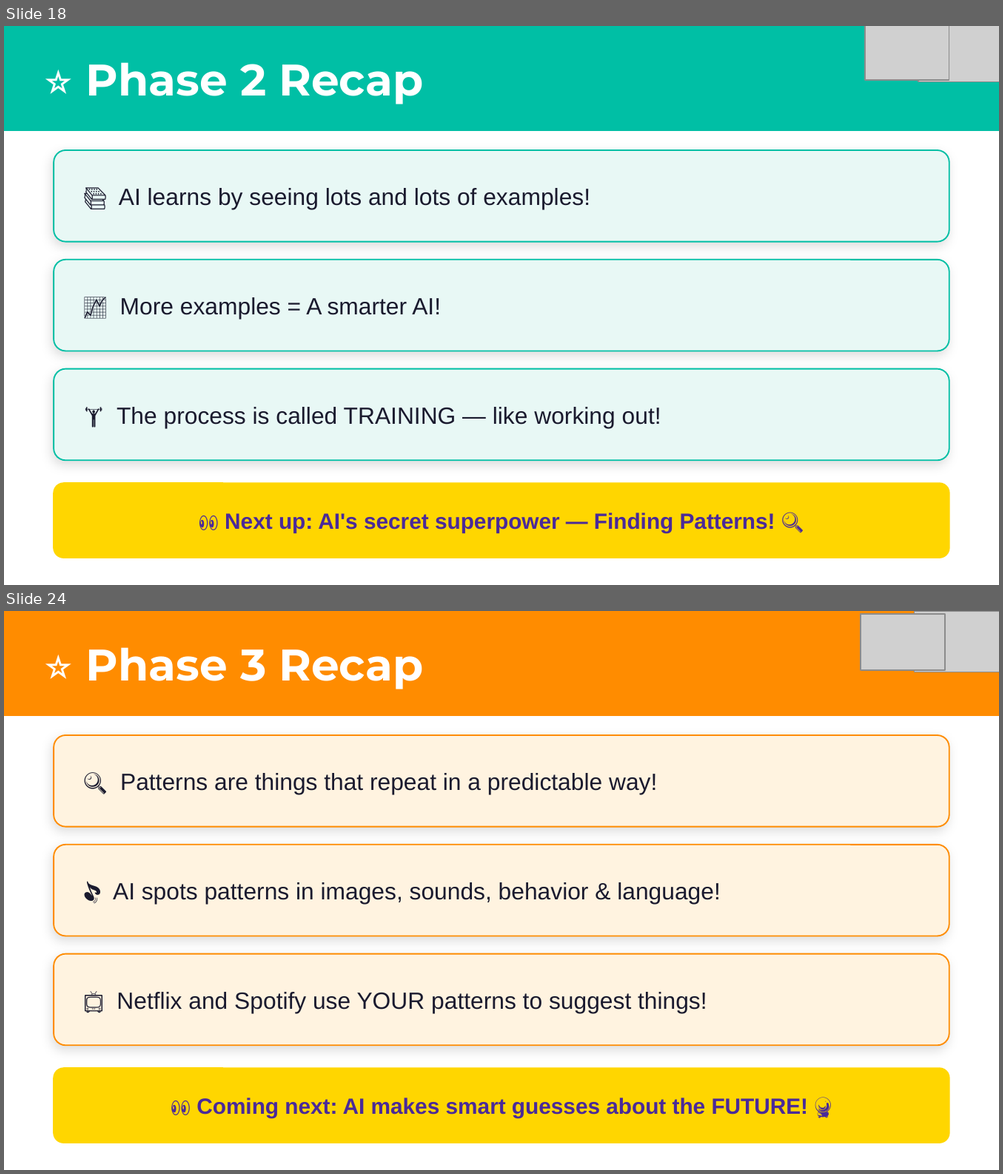
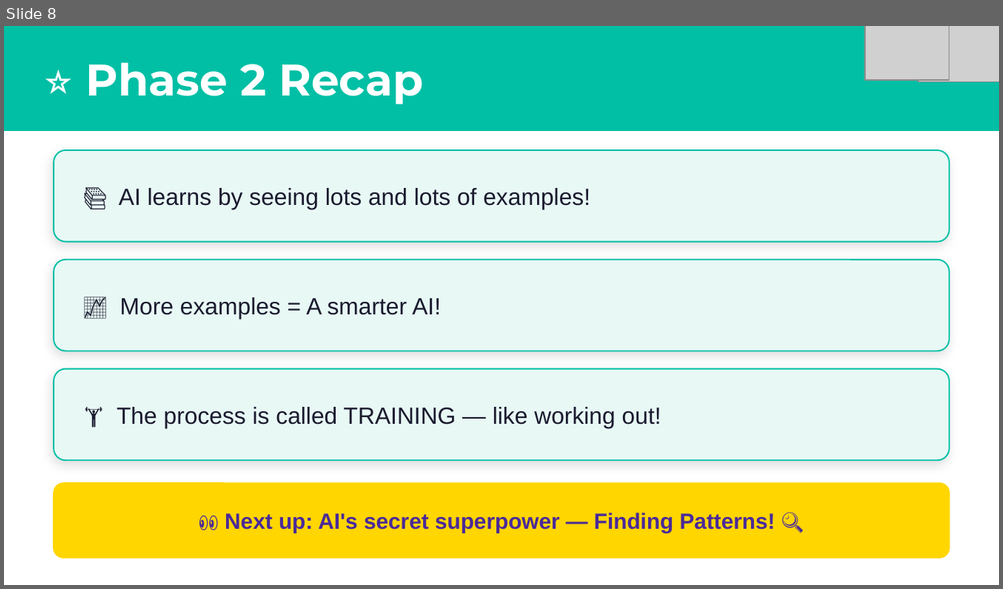
Before and after one commit to Abdelrahmansa04/EACC_AI_Course, a slide deck: AI_Explorers_Academy.pptx. Shown one above the other, each under a label of ours: slides 18 and 24 before the commit, slide 8 after it; the slides between them are not shown. The pictures are 1003x1174 and 1003x589 pixels, drawn with LibreOffice and Linux fonts; fonts in the diff are those of the drawing; grey boxes stand for pictures. Boxes give left, top, right and bottom in pixels: in the first picture for what was removed or moved away, otherwise in the second. Text is boxed around its words. In the diff, an @@ line names an element or a change of style, - is before the commit and + after.

```diff
--- a/AI_Explorers_Academy.pptx
+++ b/AI_Explorers_Academy.pptx
@@ slide 24 removed at [4, 611, 999, 1170], background #FFFFFF @@
@@ rectangle removed at [4, 611, 999, 715] @@
@@ picture removed at [860, 614, 945, 671] @@
@@ picture removed at [914, 611, 999, 672] @@
@@ text removed at [86, 647, 423, 689] @@
-⭐ Phase 3 Recap
@@ rounded rectangle removed at [54, 735, 949, 827] @@
@@ text removed at [120, 773, 657, 795] @@
-🔍 Patterns are things that repeat in a predictable way!
@@ rounded rectangle removed at [54, 845, 949, 936] @@
@@ text removed at [113, 883, 720, 904] @@
-🎵 AI spots patterns in images, sounds, behavior & language!
@@ rounded rectangle removed at [54, 954, 949, 1045] @@
@@ text removed at [116, 992, 707, 1013] @@
-📺 Netflix and Spotify use YOUR patterns to suggest things!
@@ rounded rectangle removed at [54, 1068, 949, 1143] @@
@@ text removed at [196, 1098, 808, 1119] @@
-👀 Coming next: AI makes smart guesses about the FUTURE! 🔮
@@ what was slide 18 is now slide 8 @@
```
Also in this commit, not shown: 31 other slides removed, 6 other files.
